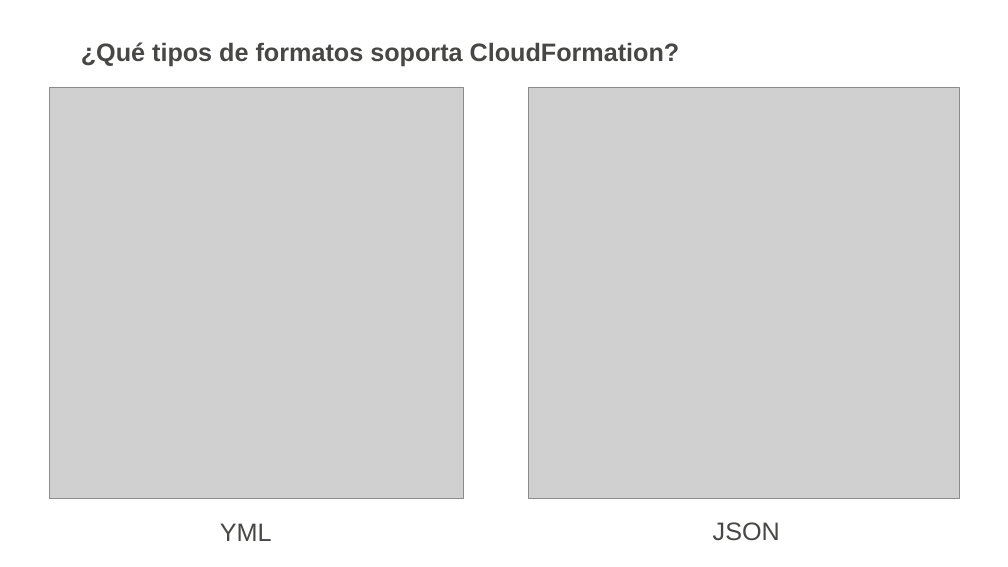
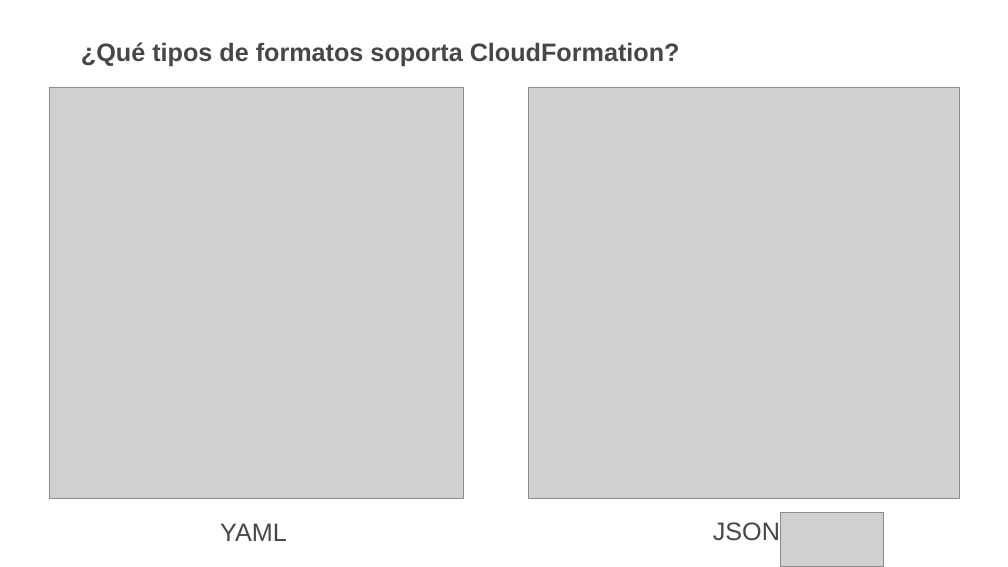
Before and after one commit to awsusergroupsantiago/demos, a slide deck: slide 19 of AWSUserGroup/22-06-2017/presentación/cloudformation.pptx (slide 20 before the commit). Drawn at 1008x567 pixels with LibreOffice and Linux fonts; fonts in the diff are those of the drawing; grey boxes stand for pictures; background and template pictures are left out. Boxes give left, top, right and bottom in pixels: in the first picture for what was removed or moved away, otherwise in the second. Text is boxed around its words. In the diff, an @@ line names an element or a change of style, - is before the commit and + after.

```diff
--- a/AWSUserGroup/22-06-2017/presentación/cloudformation.pptx
+++ b/AWSUserGroup/22-06-2017/presentación/cloudformation.pptx
@@ text removed at <box>220,523,272,541</box> @@
-YML
@@ text added at <box>220,523,287,541</box>, 18 pt, text #474746 @@
+YAML
@@ picture added at <box>781,512,884,566</box> @@
```
Also in this commit, not shown: 19 other slides changed, 4 slides added, 7 slides removed.
